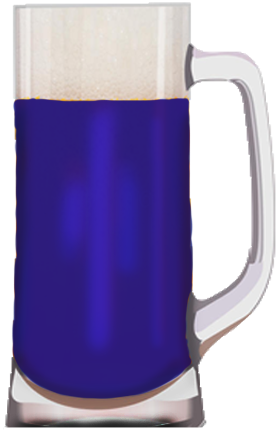
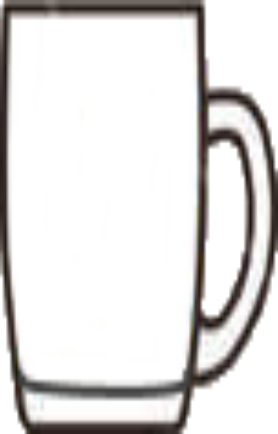
Layers edited between the first and the second (278, 434) image:
added layer "empty_beer" above "Слой 9" over [0, 0, 278, 434]
hid "Слой 9" over [3, 2, 276, 430]
hid "Слой 8" over [3, 2, 276, 430]
hid "Слой 7" over [3, 2, 276, 430]
